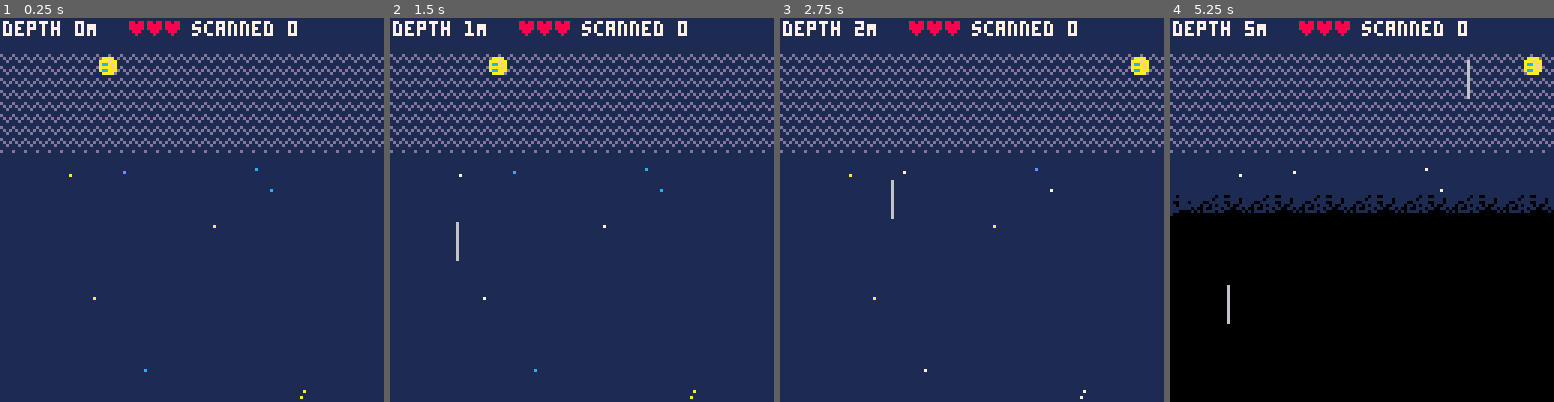
Above: before the commit, frames 1-4 (left to right).
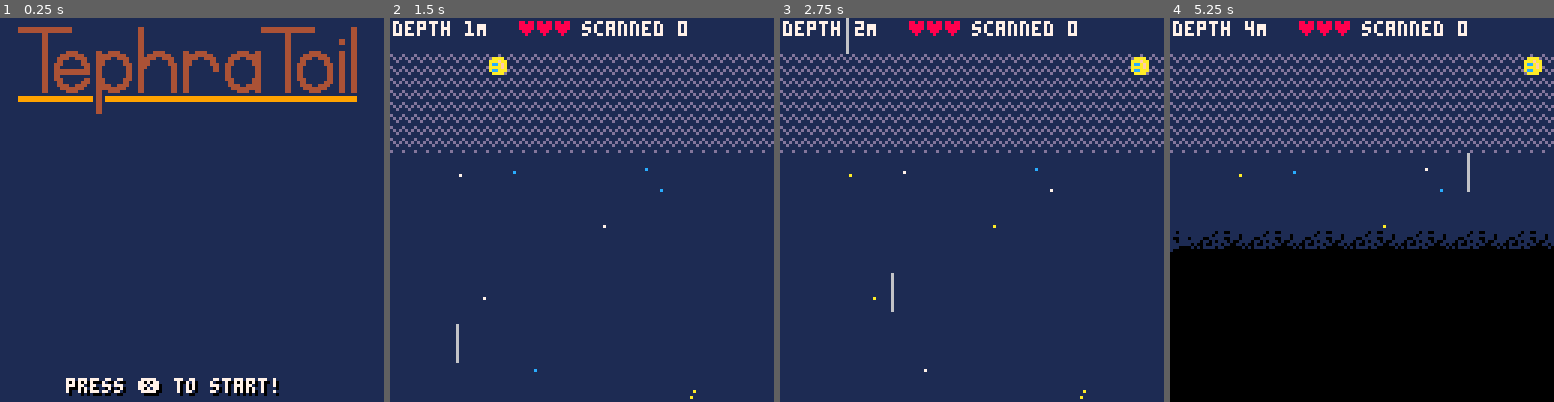
Above: after the commit, the same moments.

Repository: broquaint/pico8-carts
Game: PICO-8 cartridge tephratoil.p8
The game is run twice, just before and just after one commit, with the same random seed, the same clock (stepped at 60 frames per second) and the same inputs.
Inputs:
- Up to frame 1 (0.25 s): no input
- Up to frame 2 (1.5 s): tap X (X key) at 0.33, 1.07 s; tap O (Z key) at 0.7 s
- Up to frame 3 (2.75 s): hold Right 1.6-2.1 s; tap O (Z key) at 1.7, 2.1, 2.5 s; tap X (X key) at 1.85 s; hold Up 2.15-2.42 s; hold Right from 2.47 s (still down)
- Up to frame 4 (5.25 s): tap O (Z key) every 0.4 s from 2.9 to 4.9 s; tap X (X key) at 2.97, 4.08, 5.2 s; release Right at 3.03 s; hold Left 3.08-3.58 s; hold Down 3.63-3.97 s; hold Right 4.02-4.68 s; hold Up 4.73-5.03 s; hold Left from 5.08 s (still down)

The runs differ from the first frame. In frame 1, 14% of the frame differs, in the area x 0-100%, y 0-100%; in frame 2, 0.2%; in frame 3, 0.2%; in frame 4, 9.7%.

Commit message:
Add title screen
Needs work, would like to do cool stuff, may not have time.

Diff:
--- a/tephratoil.p8
+++ b/tephratoil.p8
@@ -14,8 +14,13 @@
 HIGH_SCORE_DEPTH   = 0
 HIGH_SCORE_SCANNED = 1
 
+game_state_title   = 'title'
 game_state_playing = 'playing'
 game_state_crashed = 'crashed'
+
+-- Default state so title screen works
+g_anims = {}
+frame_count = 0
 
 function init_playing()
    camera()
@@ -105,7 +110,7 @@
 
 function _init()
    cartdata("broquaint_tephra_toil")
-   init_playing()
+   current_game_state = game_state_title
 --   dset(0,10)
 --   dset(1,10)
 end
@@ -693,18 +698,7 @@
    end
 end
 
-function _update()
-   frame_count += 1
-
-   run_animations()
-
-   if current_game_state != game_state_playing then
-      if btnp(b_x) then
-         init_playing()
-      end
-      return
-   end
-
+function update_game()
    if frame_count % 30 == 0 then
       depth_count += 1
       -- help find weird memory bug hopefully
@@ -750,6 +744,24 @@
 
    drop_off_screen_obstacles()
    drop_dead_particles()
+end
+
+function _update()
+   frame_count += 1
+
+   run_animations()
+
+   if current_game_state == game_state_title then
+      if btnp(b_x) then
+         init_playing()
+      end
+   elseif current_game_state == game_state_crashed then
+      if btnp(b_x) then
+         init_playing()
+      end
+   else
+      update_game()
+   end
 end
 
 function display_obstacle_scan(obstacle, colour, scan_pct)
@@ -823,7 +835,7 @@
    return scan_colour
 end
 
-function _draw()
+function draw_game()
    cls(background_color)
 
    if depth_count < 8 then
@@ -922,6 +934,24 @@
       display_end_game_summary()
       print('press ❎ to try again!', 23, 121, storm)
       print('press ❎ to try again!', 22, 120, white)
+   end
+end
+
+function draw_title()
+   cls(storm)
+   sspr(0, 32, 15 * 8, 48, 3, 0)
+
+   -- TODO Cool stuff!
+
+   print('press ❎ to start!', 23, 121, black)
+   print('press ❎ to start!', 22, 120, white)
+end
+
+function _draw()
+   if current_game_state == game_state_title then
+      draw_title()
+   else
+      draw_game()
    end
 end
 
